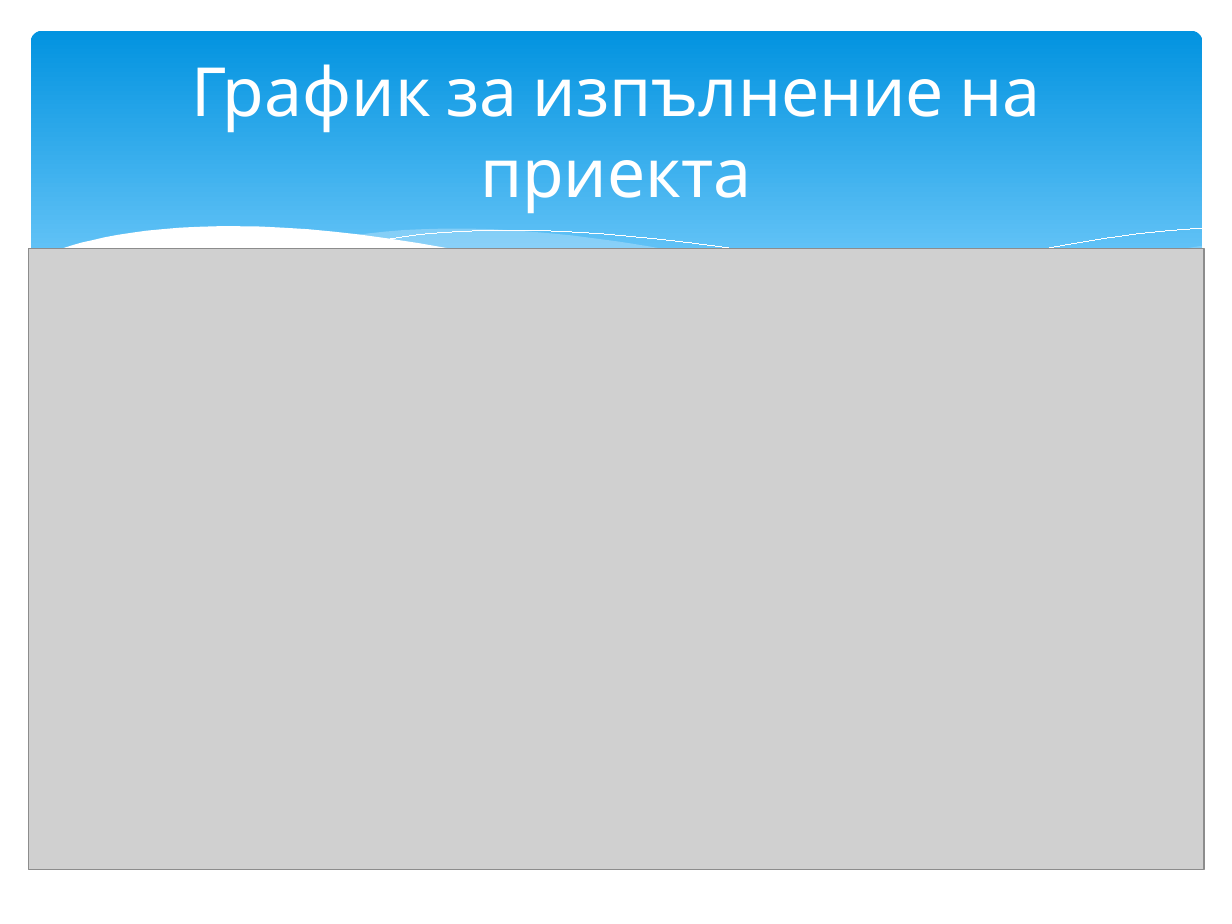
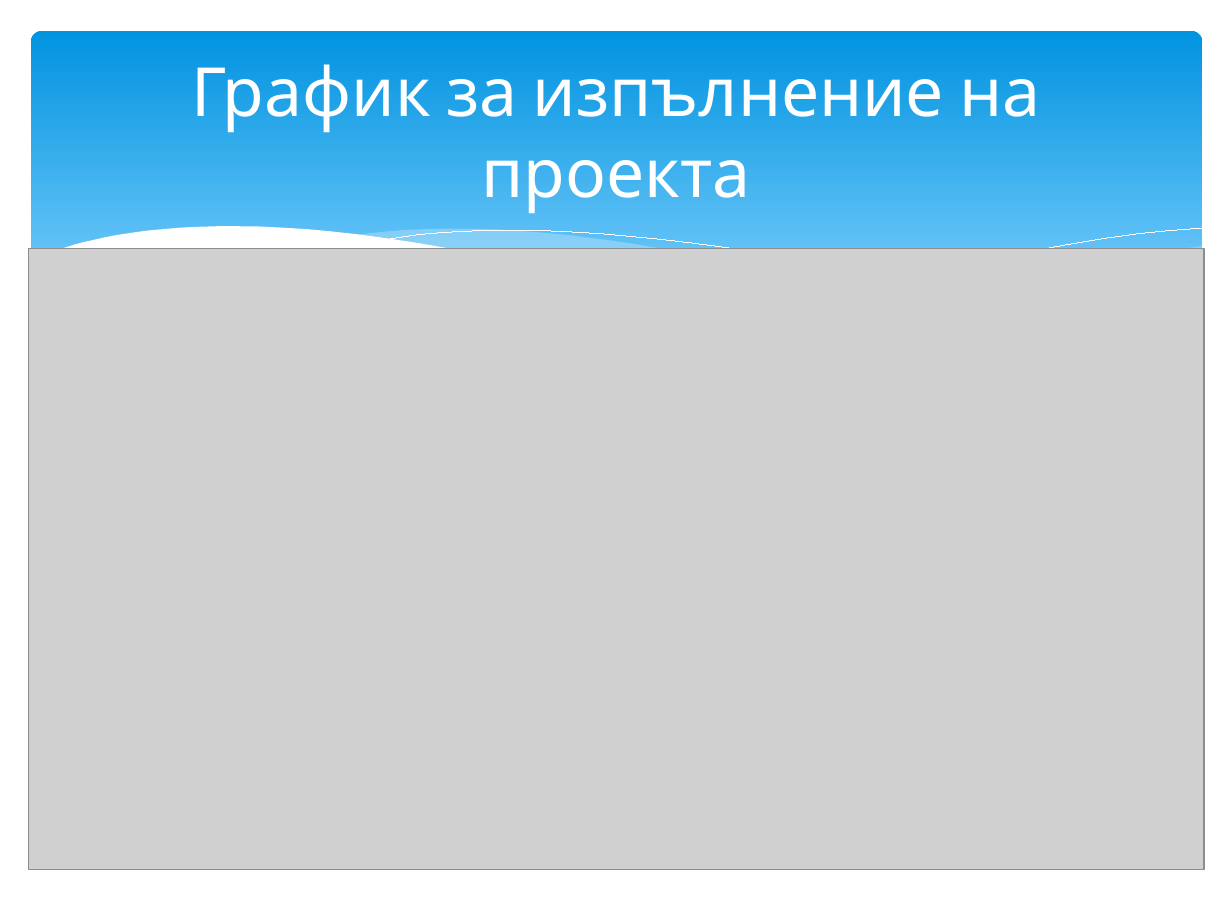
Before and after one commit to stefandbg/SongsCatalogProject, a slide deck: slide 10 of Проект по УСП.pptx (slide 17 before the commit). Drawn at 1232x924 pixels with LibreOffice and Linux fonts; fonts in the diff are those of the drawing; grey boxes stand for pictures. Boxes give left, top, right and bottom in pixels: in the first picture for what was removed or moved away, otherwise in the second. Text is boxed around its words. In the diff, an @@ line names an element or a change of style, - is before the commit and + after.

```diff
--- a/Проект по УСП.pptx
+++ b/Проект по УСП.pptx
@@ title at (191, 64, 1040, 214): text changed @@
-График за изпълнение на приекта
+График за изпълнение на проекта
```
Also in this commit, not shown: 7 other slides changed, 1 slide added.
